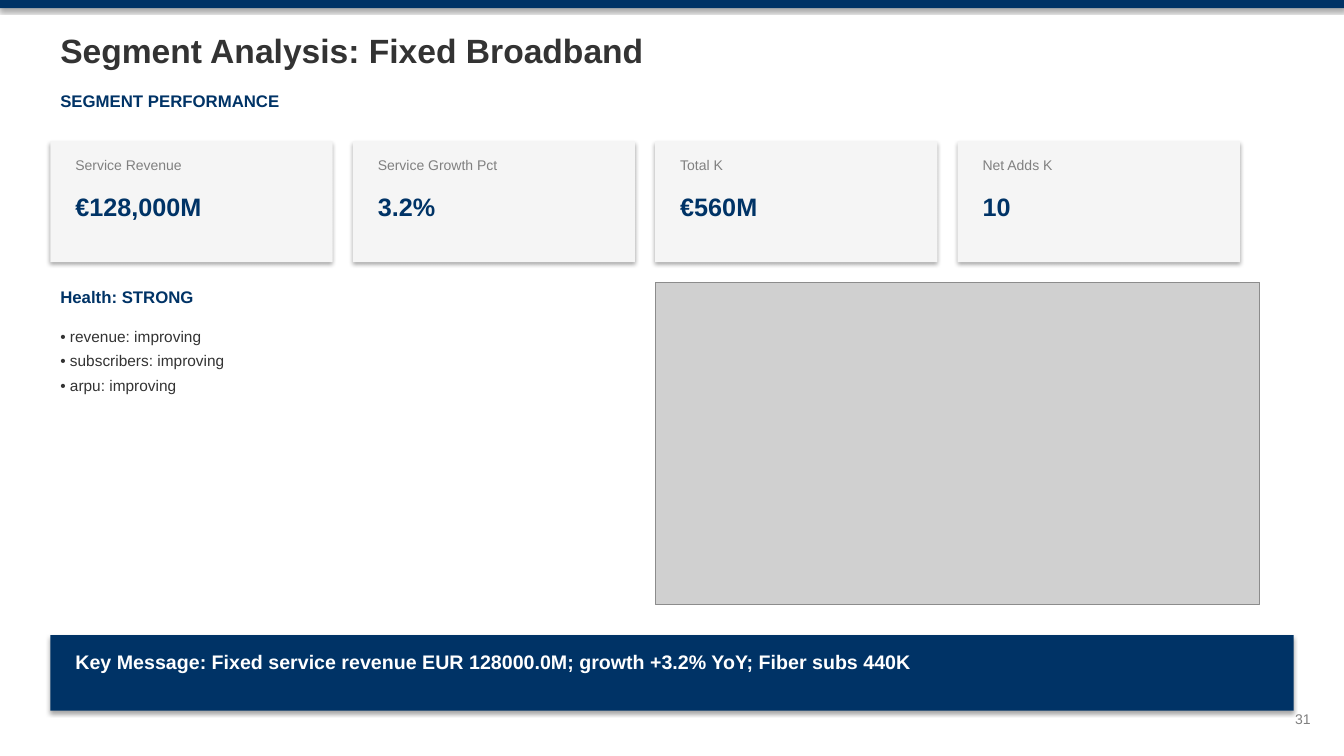
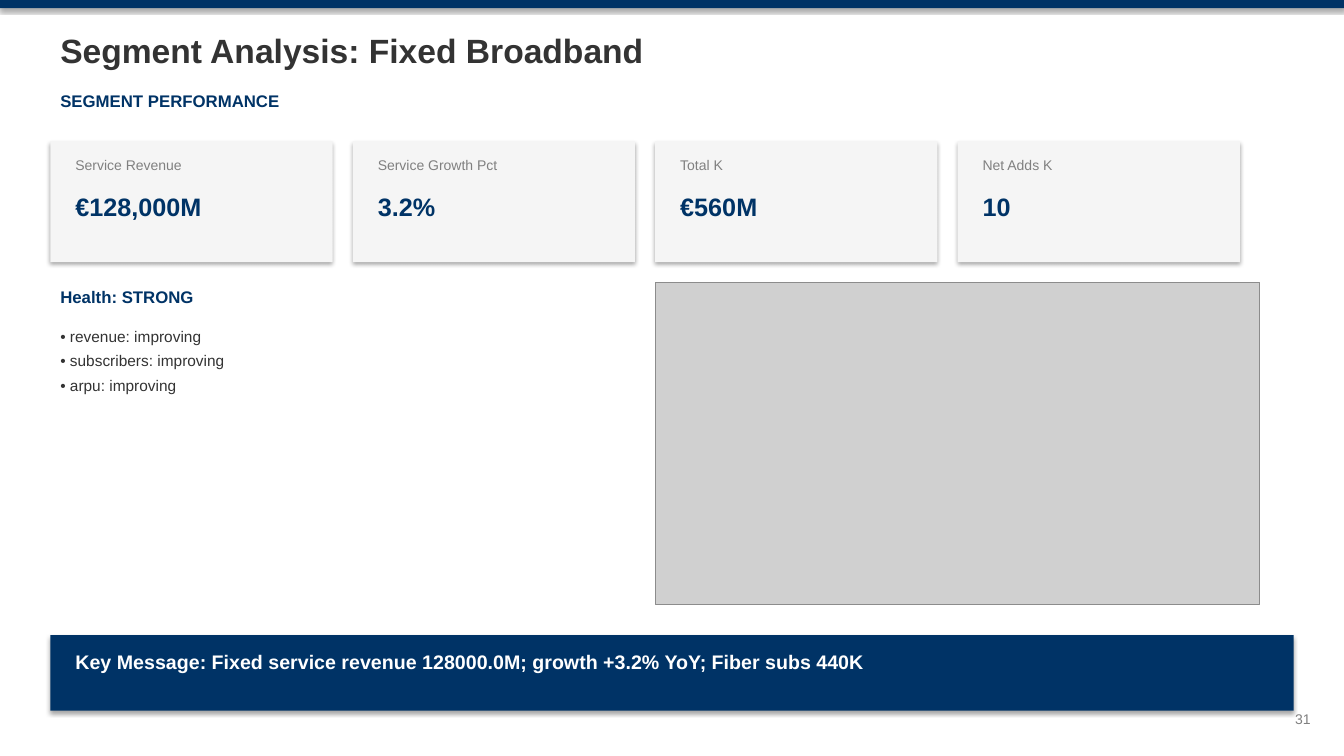
Before and after one commit to mypinseeker/BLM-Financial-Report-Analysis, a slide deck: slide 31 of reports/chile/entel_cl/CQ4_2025/blm_entel_cl_analysis_cq4_2025.pptx. Drawn at 1344x756 pixels with LibreOffice and Linux fonts; fonts in the diff are those of the drawing; grey boxes stand for pictures. Boxes give left, top, right and bottom in pixels: in the first picture for what was removed or moved away, otherwise in the second. Text is boxed around its words. In the diff, an @@ line names an element or a change of style, - is before the commit and + after.

```diff
--- a/reports/chile/entel_cl/CQ4_2025/blm_entel_cl_analysis_cq4_2025.pptx
+++ b/reports/chile/entel_cl/CQ4_2025/blm_entel_cl_analysis_cq4_2025.pptx
@@ text at <box>75,654,863,673</box>: text changed @@
-Key Message: Fixed service revenue EUR 128000.0M; growth +3.2% YoY; Fiber subs 440K
+Key Message: Fixed service revenue 128000.0M; growth +3.2% YoY; Fiber subs 440K
```
Also in this commit, not shown: 11 other slides changed, 4 other files.
